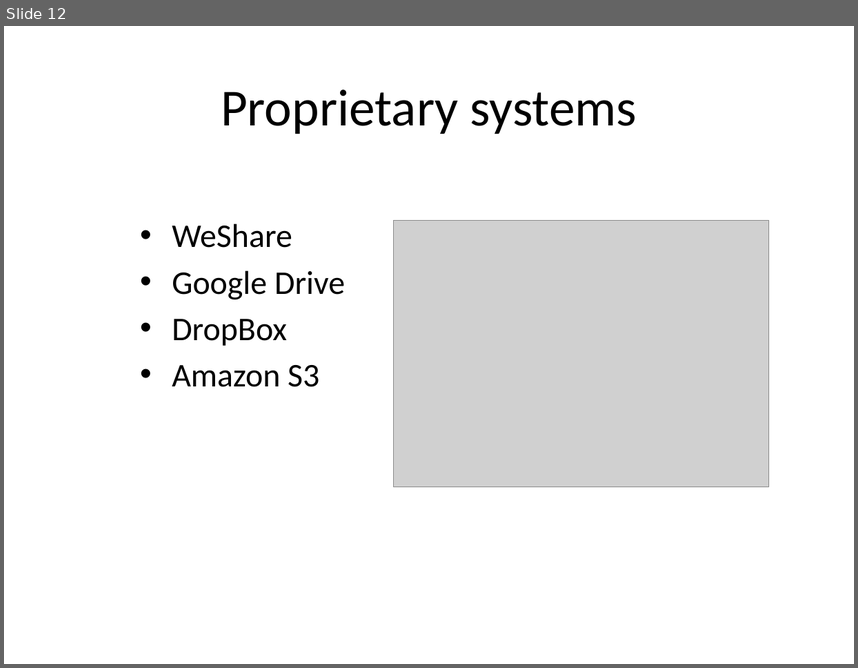
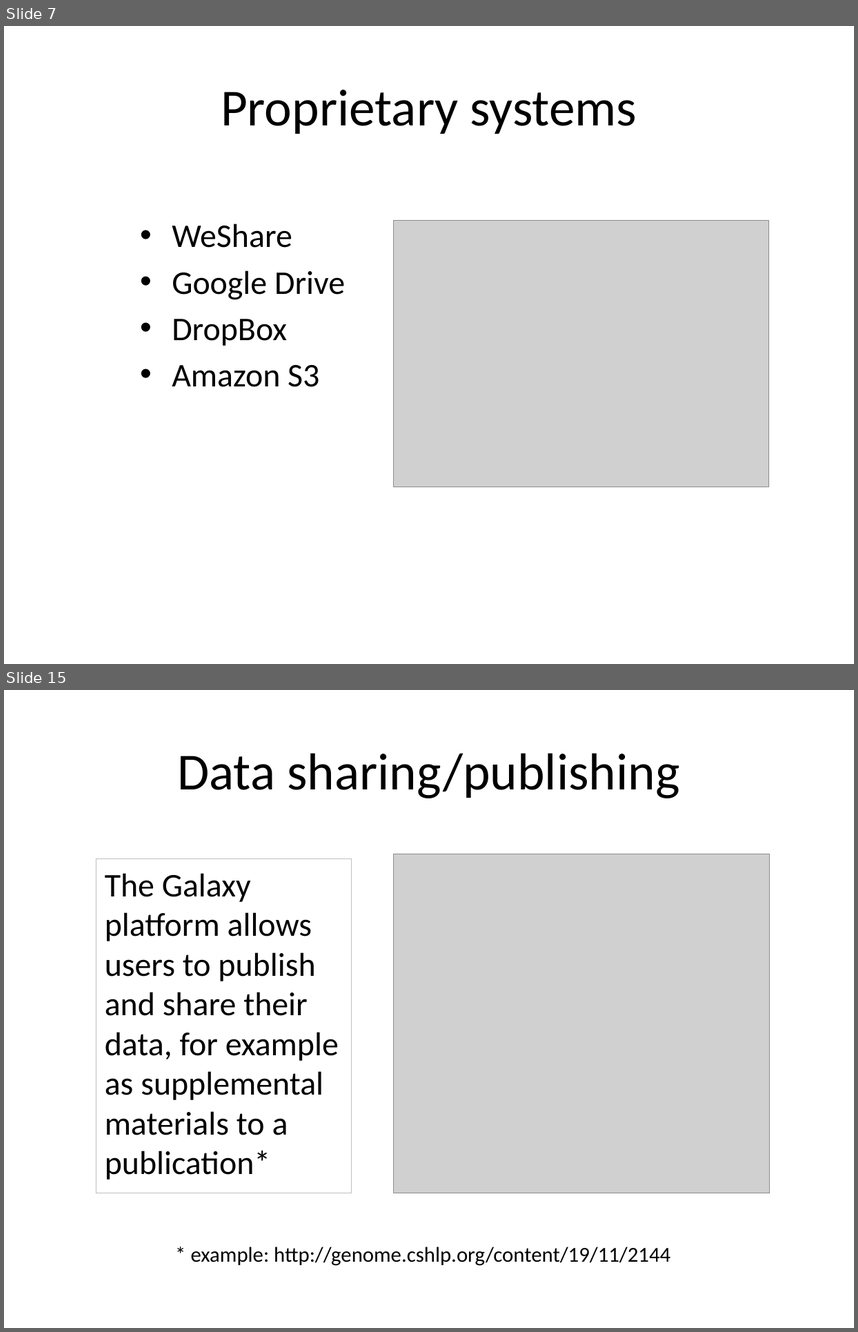
Before and after one commit to rvosa/ngs-workflows, a slide deck: doc/slides/day4/session2/DataSharing.pptx. Shown one above the other, each under a label of ours: slide 12 before the commit, slides 7 and 15 after it; the slides between them are not shown. The pictures are 858x668 and 858x1332 pixels, drawn with LibreOffice and Linux fonts; fonts in the diff are those of the drawing; grey boxes stand for pictures. Boxes give left, top, right and bottom in pixels: in the first picture for what was removed or moved away, otherwise in the second. Text is boxed around its words. In the diff, an @@ line names an element or a change of style, - is before the commit and + after.

```diff
--- a/doc/slides/day4/session2/DataSharing.pptx
+++ b/doc/slides/day4/session2/DataSharing.pptx
@@ slide 15 added at [4,690,854,1328], background #FFFFFF @@
@@ title added at [177,753,680,798], 44 pt, text #000000 @@
+Data sharing/publishing
@@ picture added at [393,854,769,1193] @@
@@ text added at [96,859,351,1193], outline #BFBFBF 0.75 pt, 28 pt, text #000000 @@
+The Galaxy platform allows users to publish and share their data, for example as supplemental materials to a publication*
@@ text added at [191,1246,671,1265], 18 pt, text #000000 @@
+* example: http://genome.cshlp.org/content/19/11/2144
@@ what was slide 12 is now slide 7 @@
```
Also in this commit, not shown: 4 slides changed, 9 other slides added, 8 slides removed, 2 other files.
